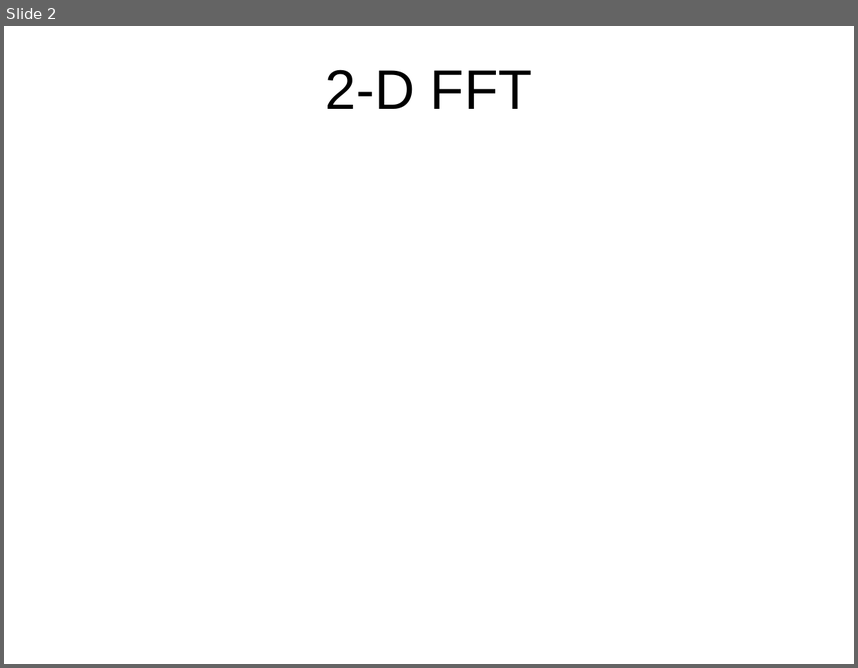
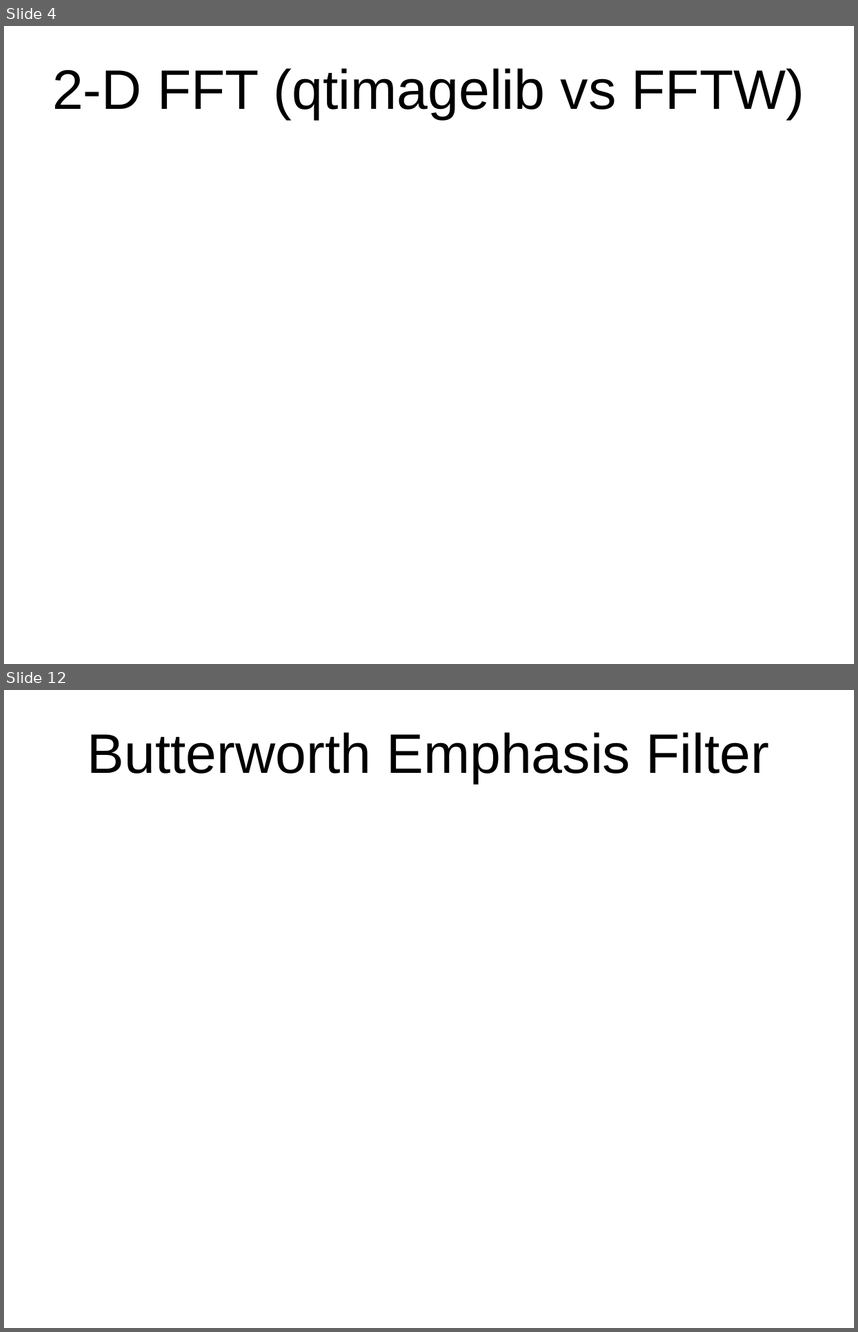
Before and after one commit to aubskibob/FFT, a slide deck: Presentation.odp. Shown one above the other, each under a label of ours: slide 2 before the commit, slides 4 and 12 after it; the slides between them are not shown. The pictures are 858x668 and 858x1332 pixels, drawn with LibreOffice and Linux fonts; fonts in the diff are those of the drawing; background and template pictures are left out. Boxes give left, top, right and bottom in pixels: in the first picture for what was removed or moved away, otherwise in the second. Text is boxed around its words. In the diff, an @@ line names an element or a change of style, - is before the commit and + after.

```diff
--- a/Presentation.odp
+++ b/Presentation.odp
@@ slide 12 added at [4, 690, 854, 1328], background picture (left out) @@
@@ title added at [87, 732, 770, 782], 51.9 pt, text #000000 @@
+Butterworth Emphasis Filter
@@ what was slide 2 is now slide 4 @@
@@ slide 4 changed as well @@
@@ title at [52, 68, 804, 118]: text changed @@
-2-D FFT
+2-D FFT (qtimagelib vs FFTW)
```
Also in this commit, not shown: 1 other slide changed, 10 other slides added.
